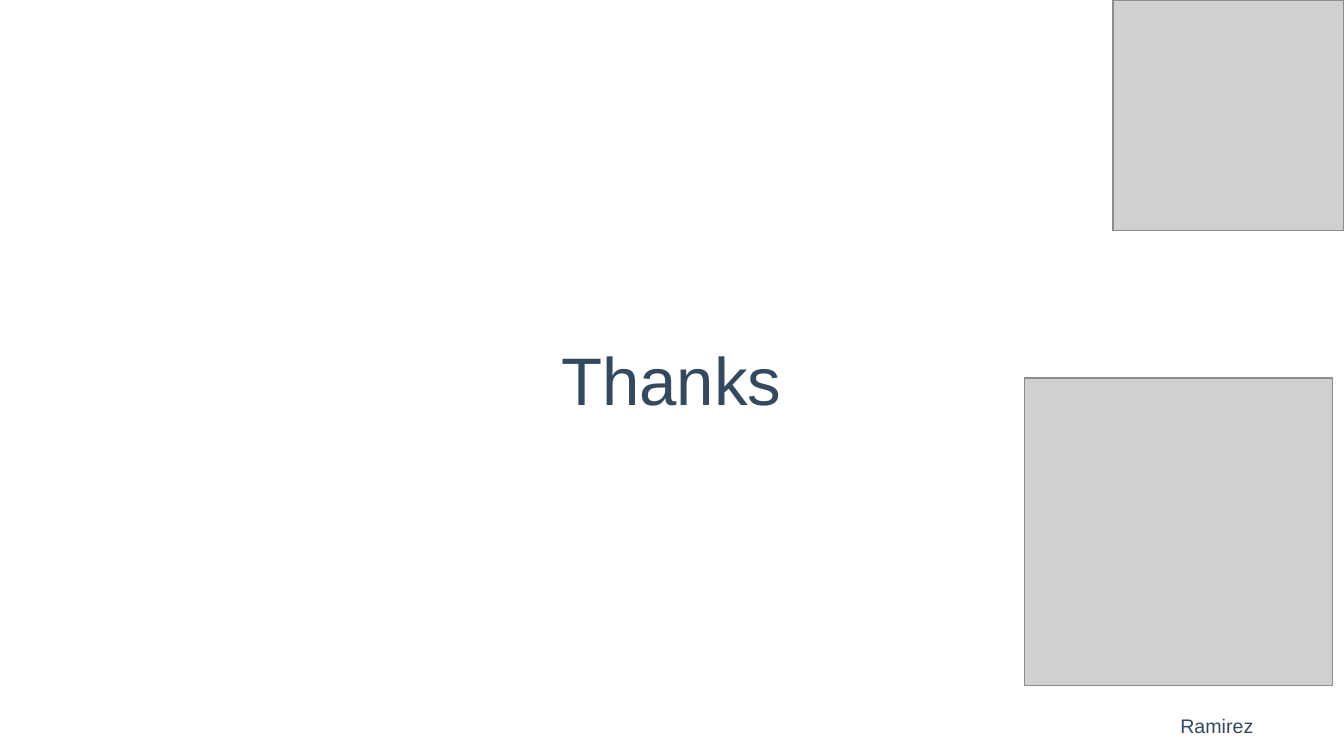
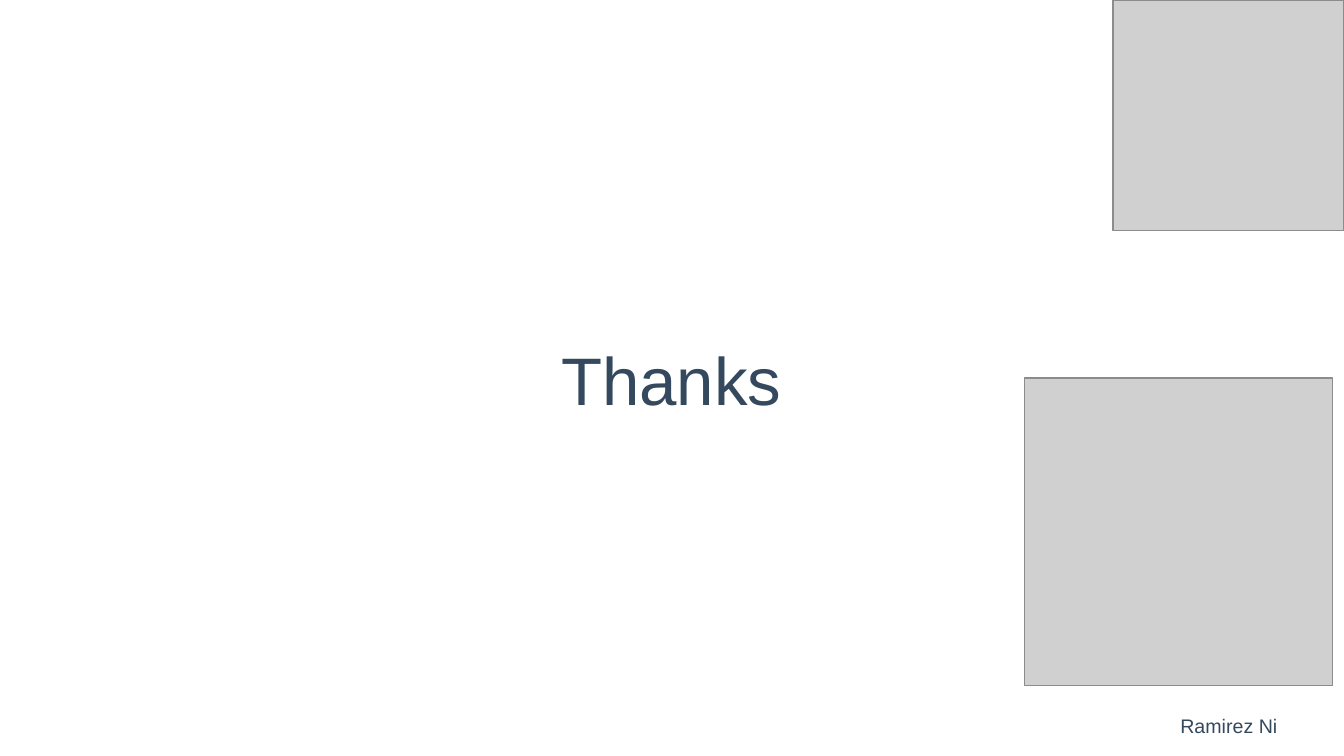
Before and after one commit to RamirezET/vue-sharing, a slide deck: slide 32 of Vue 2.pptx. Drawn at 1344x756 pixels with LibreOffice and Linux fonts; fonts in the diff are those of the drawing; grey boxes stand for pictures. Boxes give left, top, right and bottom in pixels: in the first picture for what was removed or moved away, otherwise in the second. Text is boxed around its words. In the diff, an @@ line names an element or a change of style, - is before the commit and + after.

```diff
--- a/Vue 2.pptx
+++ b/Vue 2.pptx
@@ text at <box>1180,718,1278,733</box>: text changed @@
-Ramirez
+Ramirez Ni
```
Also in this commit, not shown: 2 other slides changed.
